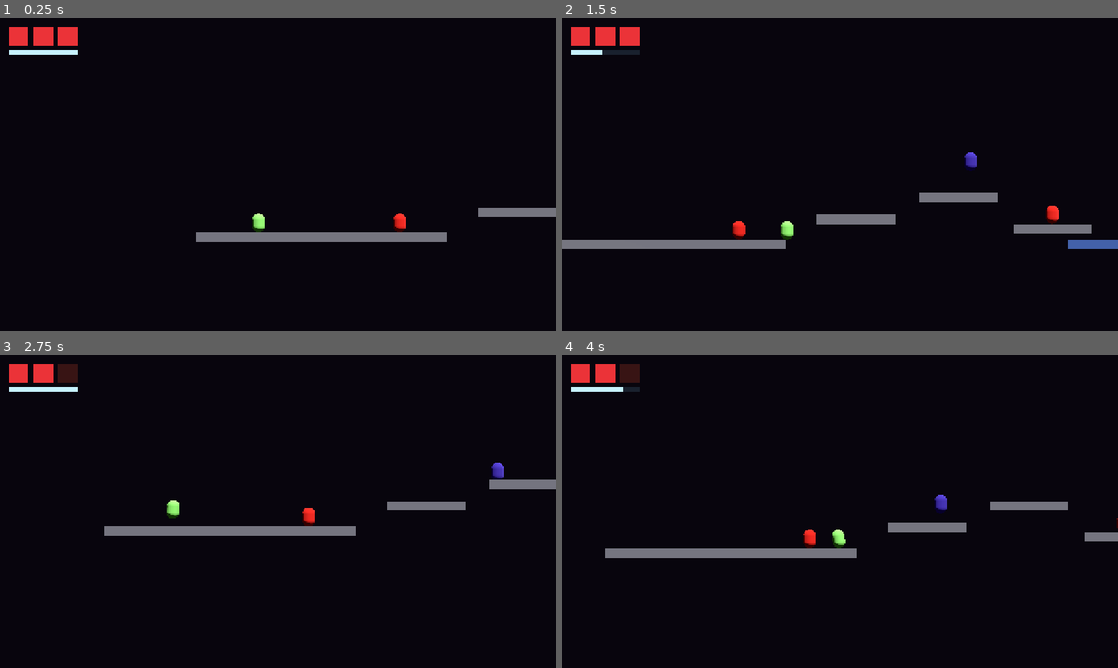
Above: before the commit, frames 1-4 (two rows, left to right).
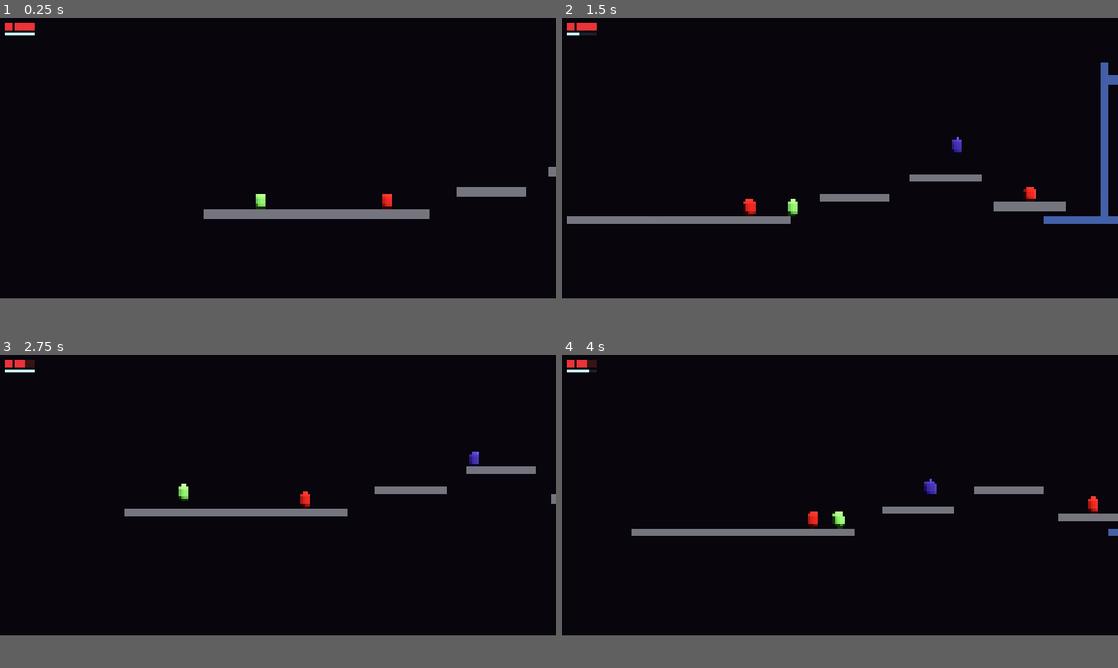
Above: after the commit, the same moments.

Repository: Cuylerleon96/echoes-of-the-great-root
Game: Godot game, scene res://main.tscn
Same seed, same stepped clock (60 frames per second), same inputs: the game is played once before the commit and once after it.
Inputs:
- Up to frame 1 (0.25 s): no input
- Up to frame 2 (1.5 s): hold D (move_right) 0.53-1.28 s; hold X (dash) 0.53-1.28 s; tap Space (jump) at 0.77 s; tap E (stun) at 0.8, 1.35 s; hold S (move_down) from 1.28 s (still down)
- Up to frame 3 (2.75 s): tap Space (jump) at 1.52 s; tap X (dash) at 1.55 s; release S (move_down) at 2.03 s; hold D (move_right) from 2.03 s (still down); hold X (dash) from 2.03 s (still down); tap E (stun) at 2.3 s
- Up to frame 4 (4 s): release X (dash) at 2.78 s; tap E (stun) at 2.85, 3.8 s; tap Space (jump) at 3.02, 3.77 s; tap X (dash) at 3.05 s; release D (move_right) at 3.53 s; hold A (move_left) from 3.53 s (still down); hold X (dash) from 3.53 s (still down)
In our replay, the window is 800x450 before the commit and 800x403 after it. These sizes can differ from the game's own. Grey fills any space a smaller window leaves; there, only what the larger window draws over its background counts as a difference.

The runs differ from the first frame. In frame 1, 4.7% of the frame differs, in the area x 0-100%, y 1-72%; in frame 2, 7.4%, in the area x 0-100%, y 1-74%; in frame 3, 5.1%; in frame 4, 5.7%.

Commit message:
Code cleanup: remove dead code and fix duplication
- Delete enemy.gd (old stationary enemy, replaced by pouncer/flyer)
- Extract STUN_COOLDOWN constant in echo.gd; hud.gd reads it from the
  player at runtime instead of duplicating the magic number
- Move @export knockback_speed/rise to the top of echo.gd with other props
- Remove flyer_hurt_shape sub-resource from main.tscn (identical size to
  enemy_detect_shape after the last tweak); flyers now share the same shape
- Drop unused 'side' parameter from _spawn_dust_puff (was always ±1.0,
  then absf()'d — had no effect on the output)

Co-Authored-By: Claude Sonnet 4.6 <noreply@anthropic.com>

Diff:
--- a/characters/echo/echo.gd
+++ b/characters/echo/echo.gd
@@ -20,6 +20,10 @@
 const SPAWN_POSITION := Vector3(0.0, 0.35, 0.0)
 const INVINCIBLE_DURATION: float = 1.0
 const STUN_RANGE: float = 2.2
+const STUN_COOLDOWN: float = 1.5
+
+@export var knockback_speed: float = 7.0
+@export var knockback_rise: float = 4.5
 
 var max_hp: int = 3
 var current_hp: int = 3
@@ -50,9 +54,6 @@
 	add_to_group("player")
 	_setup_stun_light()
 	_setup_particles()
-
-@export var knockback_speed: float = 7.0
-@export var knockback_rise: float = 4.5
 
 func take_damage(amount: int, knockback_dir: float = 0.0) -> void:
 	if _invincible_timer > 0.0:
@@ -82,7 +83,7 @@
 func _try_stun() -> void:
 	if _stun_cooldown > 0.0:
 		return
-	_stun_cooldown = 1.5
+	_stun_cooldown = STUN_COOLDOWN
 	_flash_stun_light()
 	_dust_stun.restart()
 	for enemy in get_tree().get_nodes_in_group("enemy"):
@@ -266,10 +267,10 @@
 
 func _spawn_jump_dust() -> void:
 	var foot := global_position + Vector3(0.0, -0.3, 0.0)
-	_spawn_dust_puff(foot + Vector3(-0.16, 0.0, 0.0), -1.0)
-	_spawn_dust_puff(foot + Vector3( 0.16, 0.0, 0.0),  1.0)
-
-func _spawn_dust_puff(world_pos: Vector3, side: float) -> void:
+	_spawn_dust_puff(foot + Vector3(-0.16, 0.0, 0.0))
+	_spawn_dust_puff(foot + Vector3( 0.16, 0.0, 0.0))
+
+func _spawn_dust_puff(world_pos: Vector3) -> void:
 	var mat := StandardMaterial3D.new()
 	mat.transparency = BaseMaterial3D.TRANSPARENCY_ALPHA
 	mat.shading_mode  = BaseMaterial3D.SHADING_MODE_UNSHADED
@@ -287,7 +288,7 @@
 	puff.global_position = world_pos
 
 	# Squash outward (wider) and flatten (shorter) — classic cartoon ground puff
-	var end_scale := Vector3(1.7 + absf(side) * 0.2, 0.18, 1.7)
+	var end_scale := Vector3(1.9, 0.18, 1.9)
 	var tween := puff.create_tween().set_parallel(true)
 	tween.tween_property(puff, "scale", end_scale, 0.30) \
 			.set_trans(Tween.TRANS_QUAD).set_ease(Tween.EASE_OUT)
--- a/characters/enemy/enemy.gd
+++ /dev/null
@@ -1,21 +0,0 @@
-## enemy.gd
-## Stationary hazard placeholder. Damages the player on contact.
-## Dashing grants invincibility — player passes through without taking damage.
-class_name Enemy
-extends Area3D
-
-@export var damage: int = 1
-
-func _ready() -> void:
-	body_entered.connect(_on_body_entered)
-
-func _on_body_entered(body: Node3D) -> void:
-	if not body.is_in_group("player"):
-		return
-	# Dash = invincible; pass through freely
-	var movement := body.get_node_or_null("MovementComponent") as MovementComponent
-	if movement != null and movement.is_dashing:
-		return
-	if body.has_method("take_damage"):
-		var knockback_dir := signf(body.global_position.x - global_position.x)
-		body.take_damage(damage, knockback_dir)
--- a/main.tscn
+++ b/main.tscn
@@ -94,9 +94,6 @@
 [sub_resource type="BoxShape3D" id="enemy_detect_shape"]
 size = Vector3(0.45, 0.55, 0.45)
 
-[sub_resource type="BoxShape3D" id="flyer_hurt_shape"]
-size = Vector3(0.45, 0.55, 0.45)
-
 [sub_resource type="BoxMesh" id="enemy_mesh_box"]
 size = Vector3(0.5, 0.6, 0.5)
 
@@ -308,7 +305,7 @@
 collision_mask = 2
 
 [node name="CollisionShape3D" type="CollisionShape3D" parent="Enemies/Flyer1/HurtZone" unique_id=550200005]
-shape = SubResource("flyer_hurt_shape")
+shape = SubResource("enemy_detect_shape")
 
 [node name="Flyer2" type="CharacterBody3D" parent="Enemies" unique_id=550200006]
 transform = Transform3D(1, 0, 0, 0, 1, 0, 0, 0, 1, 38.0, 6.5, 0)
@@ -328,7 +325,7 @@
 collision_mask = 2
 
 [node name="CollisionShape3D" type="CollisionShape3D" parent="Enemies/Flyer2/HurtZone" unique_id=550200010]
-shape = SubResource("flyer_hurt_shape")
+shape = SubResource("enemy_detect_shape")
 
 [node name="HUD" type="CanvasLayer" parent="."]
 script = ExtResource("6")
--- a/project.godot
+++ b/project.godot
@@ -21,8 +21,9 @@
 
 [display]
 
-window/size/viewport_width=1280
-window/size/viewport_height=720
+window/size/viewport_width=2860
+window/size/viewport_height=1440
+window/size/mode=2
 window/stretch/mode="canvas_items"
 window/handheld/orientation="landscape"
 
--- a/ui/hud.gd
+++ b/ui/hud.gd
@@ -16,8 +16,8 @@
 const COLOR_BAR_FILL    := Color(0.78, 0.95, 1.0)    # spirit blue — matches stun light
 const COLOR_BAR_BG      := Color(0.10, 0.13, 0.18)
 
-# Must match echo.gd
-const STUN_COOLDOWN := 1.5
+# Matches Echo.STUN_COOLDOWN — read from the player at runtime
+var _stun_cooldown_max: float = 1.5
 
 var _player: Node         = null
 var _hearts: Array[ColorRect] = []
@@ -33,6 +33,7 @@
 		var group := get_tree().get_nodes_in_group("player")
 		if not group.is_empty():
 			_player = group[0]
+			_stun_cooldown_max = _player.STUN_COOLDOWN
 		return
 	_update_hearts()
 	_update_bar()
@@ -77,5 +78,5 @@
 
 func _update_bar() -> void:
 	# 0 cooldown remaining → bar full.  Full cooldown → bar empty.
-	var ratio := 1.0 - clampf(_player._stun_cooldown / STUN_COOLDOWN, 0.0, 1.0)
+	var ratio := 1.0 - clampf(_player._stun_cooldown / _stun_cooldown_max, 0.0, 1.0)
 	_bar_fill.size.x = BAR_SIZE.x * ratio
Not shown, changed: .claude/settings.local.json
